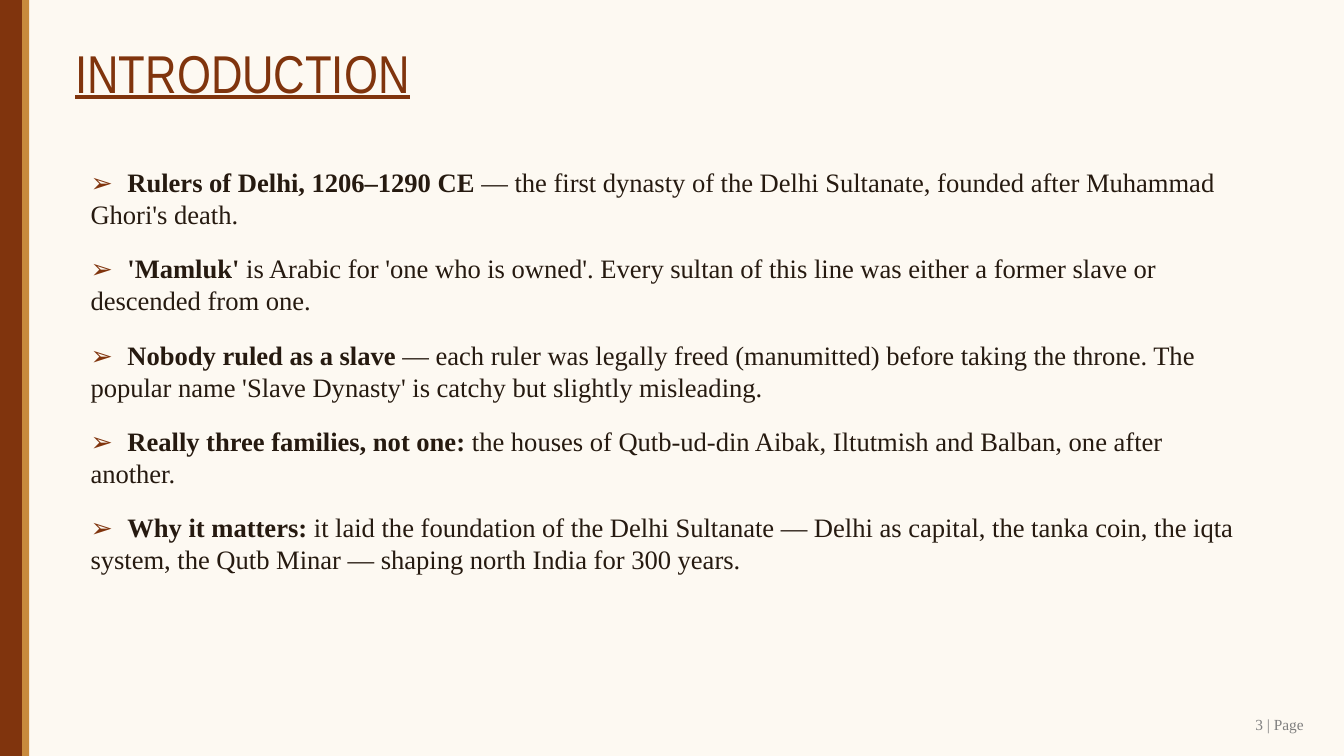
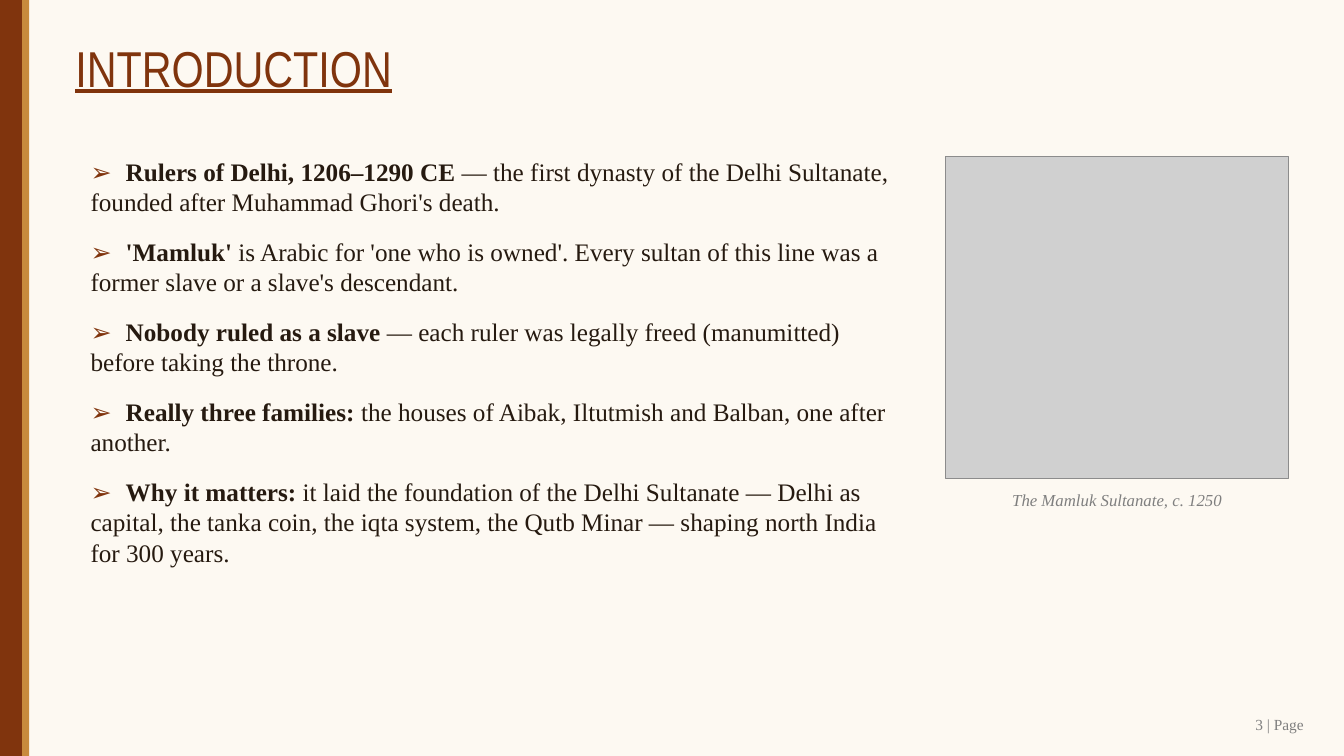
Before and after one commit to SangamSitapuri07/SIH, a slide deck: slide 3 of assignment/Slave_Dynasty_Mamluk_Presentation.pptx. Drawn at 1344x756 pixels with LibreOffice and Linux fonts; fonts in the diff are those of the drawing; grey boxes stand for pictures. Boxes give left, top, right and bottom in pixels: in the first picture for what was removed or moved away, otherwise in the second. Text is boxed around its words. In the diff, an @@ line names an element or a change of style, - is before the commit and + after.

```diff
--- a/assignment/Slave_Dynasty_Mamluk_Presentation.pptx
+++ b/assignment/Slave_Dynasty_Mamluk_Presentation.pptx
@@ text "INTRODUCTION" at <box>75,52,391,93</box>: size 38 to 36 pt @@
@@ text "➢ Rulers of Delhi, 1206–1290 ...": place and size @@
-text "➢ Rulers of Delhi, 1206–1290 ..." at <box>91,173,1233,575</box>
+text "➢ Rulers of Delhi, 1206–1290 ..." at <box>91,163,888,568</box>
@@ text at <box>91,163,888,568</box>: size 19 to 18 pt in "➢ Rulers of Delhi, 1206–1290 CE — ...", "➢ Why it matters: it laid the ..."; less space between paragraphs @@
@@ picture added at <box>946,156,1289,479</box> @@
@@ text at <box>91,243,885,452</box>: text changed; size 19 to 18 pt @@
-➢ 'Mamluk' is Arabic for 'one who is owned'. Every sultan of this line was either a former slave or descended from one.
-➢ Nobody ruled as a slave — each ruler was legally freed (manumitted) before taking the throne. The popular name 'Slave Dynasty' is catchy but slightly misleading.
-➢ Really three families, not one: the houses of Qutb-ud-din Aibak, Iltutmish and Balban, one after another.
+➢ 'Mamluk' is Arabic for 'one who is owned'. Every sultan of this line was a former slave or a slave's descendant.
+➢ Nobody ruled as a slave — each ruler was legally freed (manumitted) before taking the throne.
+➢ Really three families: the houses of Aibak, Iltutmish and Balban, one after another.
@@ text added at <box>1012,494,1222,508</box>, 12 pt, text #7F7F7F, italic @@
+The Mamluk Sultanate, c. 1250
```
Also in this commit, not shown: 15 other slides changed, 1 slide added, 8 other files.
